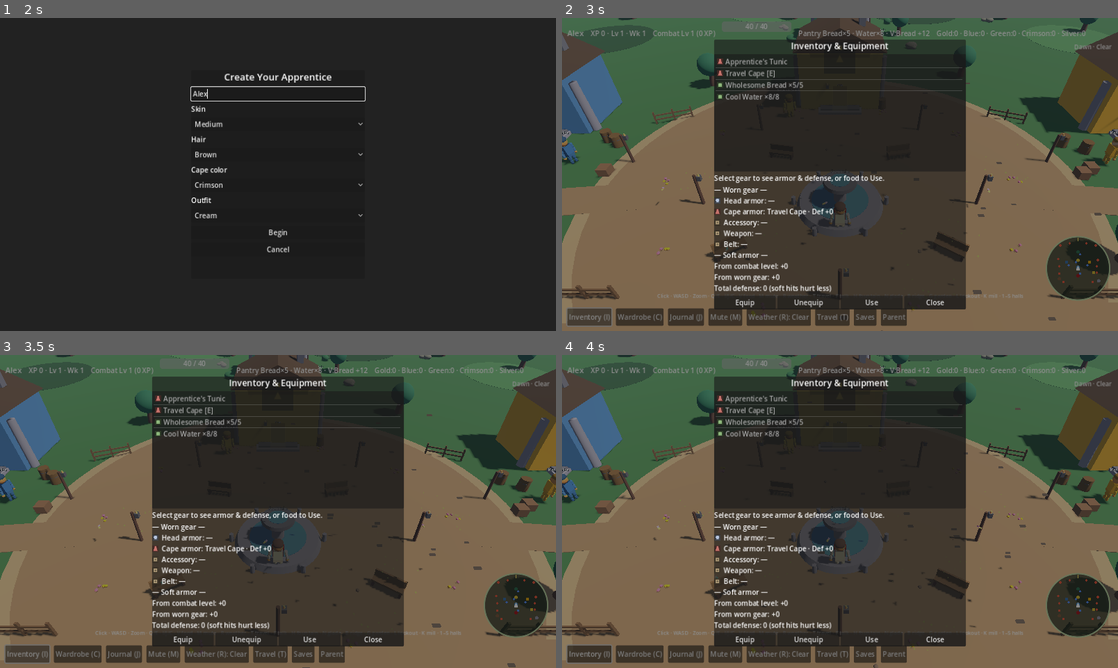
Above: before the commit, frames 1-4 (two rows, left to right).
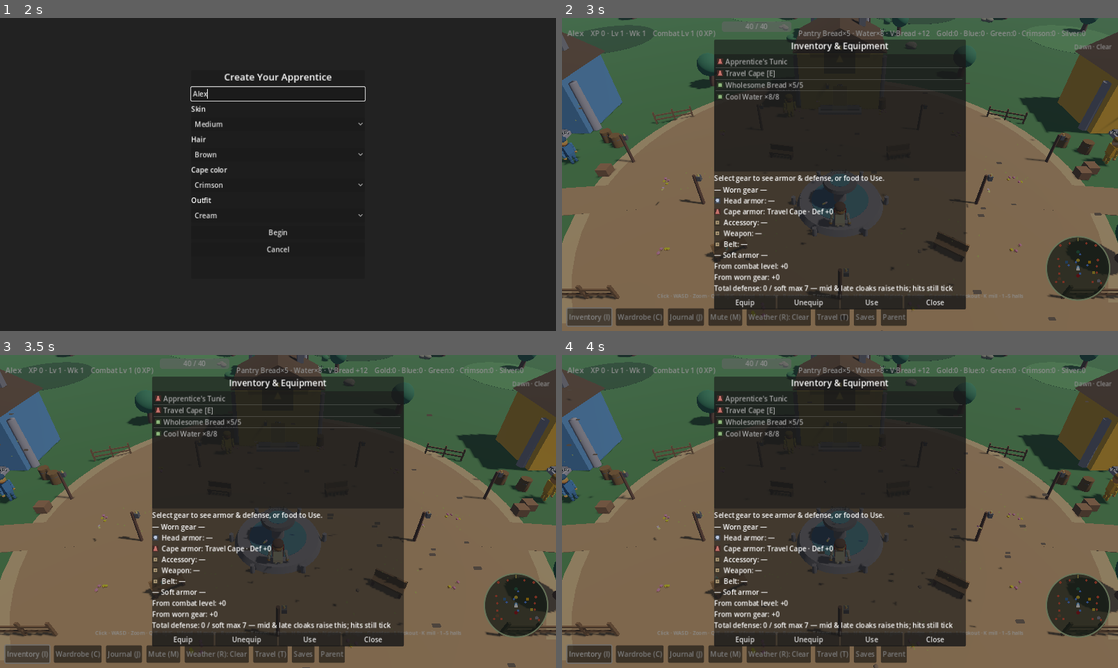
Above: after the commit, the same moments.

Repository: supertexxij/lumenstone-chronicles
Game: Godot game, scene res://scenes/main.tscn
Same seed, same stepped clock (60 frames per second), same inputs: the game is played once before the commit and once after it.
Inputs (mouse positions are in pixels of both pictures, inside the frame that each line leads up to):
- Up to frame 1 (2 s): click "New" at 0.5 s; click (278, 93) at 1.27 s; type "Alex" at 1.35 s
- Up to frame 2 (3 s): click "Begin" at 2 s; click "Inventory (I)" at 2.75 s
- Up to frame 3 (3.5 s): no input
- Up to frame 4 (4 s): click "Wardrobe (C)" at 3.5 s

Frame 1 is identical in both runs. In frame 2, 0.4% of the frame differs, in the area x 2-98%, y 27-88%; in frame 3, 0.4%; in frame 4, 0.4%, in the area x 0-99%, y 14-88%.

Commit message:
Wave 19 overnight: add Moss Badger and world polish
Ship the new wild foe, higher soft-defense cap, denser hall/spur ambient life, inventory safeguards, version metadata, and refreshed smoke coverage.

Diff:
--- a/data/enemies.json
+++ b/data/enemies.json
@@ -51,6 +51,19 @@
       "combat_xp": 6,
       "respawn_sec": 10.0,
       "description": "A lantern wisp gone dim \u2014 brighten it again!"
+    },
+    "moss_badger": {
+      "kind": "moss_badger",
+      "name": "Moss Badger",
+      "defeat_verb": "settled",
+      "color": "#4a6741",
+      "accent": "#c4b896",
+      "max_hp": 42,
+      "damage": 7,
+      "accuracy": 0.62,
+      "combat_xp": 30,
+      "respawn_sec": 26.0,
+      "description": "A sturdy badger dusted in soft moss \u2014 settle it gently!"
     }
   },
   "spawns": [
@@ -167,6 +180,36 @@
       "kind": "briar_boar",
       "x": -30,
       "z": -56
+    },
+    {
+      "id": "e20",
+      "kind": "moss_badger",
+      "x": -32,
+      "z": -58
+    },
+    {
+      "id": "e21",
+      "kind": "moss_badger",
+      "x": 8,
+      "z": -58
+    },
+    {
+      "id": "e22",
+      "kind": "moss_badger",
+      "x": -42,
+      "z": 36
+    },
+    {
+      "id": "e23",
+      "kind": "moss_badger",
+      "x": 44,
+      "z": 38
+    },
+    {
+      "id": "e24",
+      "kind": "moss_badger",
+      "x": -18,
+      "z": -62
     }
   ],
   "base_combat": {
--- a/project.godot
+++ b/project.godot
@@ -5,7 +5,7 @@
 
 config/name="Lumenstone Chronicles"
 config/description="Christian/creationist Grade 3 homeschool RPG — RuneScape-style open village with guild learning quests."
-config/version="1.18.0"
+config/version="1.19.0"
 run/main_scene="res://scenes/main.tscn"
 config/features=PackedStringArray("4.3", "Forward Plus")
 config/icon="res://icon.svg"
--- a/scripts/autoload/game_state.gd
+++ b/scripts/autoload/game_state.gd
@@ -477,15 +477,15 @@
 		var d: int = int(it.get("defense", 0))
 		by_slot[slot] = d
 		gear += d
-	# Soft cap 5 so mid/late cloaks (+2) and crowns can show progression without
-	# making hits vanish (enemy damage still floors at 1).
+	# Soft cap 7 so late feast cloaks (+3) and crowns can matter together with
+	# combat-level soft armor, without making hits vanish (damage still floors at 1).
 	var raw: int = level_def + gear
-	var total: int = clampi(raw, 0, 5)
+	var total: int = clampi(raw, 0, 7)
 	return {
 		"level": level_def,
 		"gear": gear,
 		"raw": raw,
-		"cap": 5,
+		"cap": 7,
 		"total": total,
 		"by_slot": by_slot,
 	}
--- a/scripts/characters/creature_builder.gd
+++ b/scripts/characters/creature_builder.gd
@@ -79,6 +79,8 @@
 			_build_moth(bob)
 		"dust_golem":
 			_build_golem(bob)
+		"moss_badger":
+			_build_badger(bob)
 		_:
 			_build_wisp(bob)
 	return bob
@@ -160,3 +162,32 @@
 	bob.add_child(rl)
 	_mi(_box(Vector3(0.24, 0.5, 0.24)), Vector3(0, -0.15, 0), rl, "RThigh")
 	_mi(_box(Vector3(0.26, 0.12, 0.32)), Vector3(0, -0.45, 0.04), rl, "RFoot")
+
+
+static func _build_badger(bob: Node3D) -> void:
+	## Chunky mossy badger — low body, stripe, soft snout (no tusks).
+	var body := _mi(_capsule(0.32, 0.85), Vector3(0, 0.48, 0), bob, "Body")
+	body.rotation_degrees = Vector3(0, 0, 90)
+	_mi(_sphere(0.26), Vector3(0, 0.52, 0.48), bob, "Head")
+	_mi(_sphere(0.1), Vector3(0, 0.48, 0.7), bob, "Snout")
+	# Vertical face stripe (accent colorized), kept on the front of the snout.
+	_mi(_box(Vector3(0.12, 0.32, 0.06)), Vector3(0, 0.62, 0.69), bob, "Stripe")
+	# Short rounded ears
+	_mi(_sphere(0.08), Vector3(-0.14, 0.72, 0.4), bob, "EarL")
+	_mi(_sphere(0.08), Vector3(0.14, 0.72, 0.4), bob, "EarR")
+	# Four sturdy legs
+	for info in [
+		["FL", Vector3(-0.2, 0.26, 0.26)],
+		["FR", Vector3(0.2, 0.26, 0.26)],
+		["BL", Vector3(-0.2, 0.26, -0.26)],
+		["BR", Vector3(0.2, 0.26, -0.26)],
+	]:
+		var leg := Node3D.new()
+		leg.name = "Leg" + str(info[0])
+		leg.position = info[1]
+		bob.add_child(leg)
+		_mi(_capsule(0.08, 0.28), Vector3(0, -0.04, 0), leg, "Thigh")
+		_mi(_box(Vector3(0.13, 0.07, 0.16)), Vector3(0, -0.24, 0.02), leg, "Paw")
+	# Moss tufts on back
+	_mi(_sphere(0.12), Vector3(0.05, 0.72, -0.05), bob, "Moss1")
+	_mi(_sphere(0.1), Vector3(-0.08, 0.7, -0.15), bob, "Moss2")
--- a/scripts/ui/inventory_panel.gd
+++ b/scripts/ui/inventory_panel.gd
@@ -184,11 +184,13 @@
 		soft_parts.append("From worn gear: +%d" % int(bd.get("gear", 0)))
 		var total_d: int = int(bd.get("total", 0))
 		var raw_d: int = int(bd.get("raw", total_d))
-		var cap_d: int = int(bd.get("cap", 5))
+		var cap_d: int = int(bd.get("cap", 7))
 		if raw_d > total_d:
-			soft_parts.append("Total defense: %d (soft max %d — hits still tick)" % [total_d, cap_d])
+			soft_parts.append("Total defense: %d of soft max %d (extra gear counted; hits still tick)" % [total_d, cap_d])
+		elif total_d >= cap_d:
+			soft_parts.append("Total defense: %d — at soft max %d (late cloaks & crowns can fill this; hits still tick)" % [total_d, cap_d])
 		else:
-			soft_parts.append("Total defense: %d (soft hits hurt less)" % total_d)
+			soft_parts.append("Total defense: %d / soft max %d — mid & late cloaks raise this; hits still tick" % [total_d, cap_d])
 	elif GameState.has_method("get_defense"):
 		soft_parts.append("Defense: %d" % GameState.get_defense())
 	if loadout_soft:
@@ -207,7 +209,7 @@
 		extra += "\nDamage %s · Accuracy %s" % [item.get("damage", "?"), item.get("accuracy", "?")]
 	var def_n: int = int(item.get("defense", 0))
 	if def_n > 0:
-		extra += "\nArmor: Defense +%d (soft — foes poke you for less)" % def_n
+		extra += "\nArmor: Defense +%d (soft — foes poke you for less; soft max applies)" % def_n
 	elif slot in ["head", "cape"]:
 		extra += "\nArmor slot: no defense bonus (Travel Cape / plain hats are soft)"
 	if slot == "consumable":
@@ -234,7 +236,8 @@
 		equip_btn.disabled = slot == "" or slot == "consumable"
 	if unequip_btn:
 		var slot2: String = str(ItemDB.get_item(selected_id).get("slot", ""))
-		unequip_btn.disabled = slot2 == "" or slot2 == "consumable"
+		var worn: bool = slot2 != "" and slot2 != "consumable" and str(GameState.equipped.get(slot2, "")) == selected_id
+		unequip_btn.disabled = not worn
 
 func _on_equip() -> void:
 	if selected_id != "":
--- a/scripts/world/enemy.gd
+++ b/scripts/world/enemy.gd
@@ -59,6 +59,9 @@
 		"briar_boar":
 			if label: label.position.y = 1.6
 			hp_bar.position.y = 1.35
+		"moss_badger":
+			if label: label.position.y = 1.55
+			hp_bar.position.y = 1.3
 		"shadow_moth":
 			if label: label.position.y = 1.9
 			hp_bar.position.y = 1.6
@@ -249,6 +252,9 @@
 		"briar_boar":
 			creature_bob.position.y = abs(sin(t * 0.5)) * 0.02
 			creature_bob.rotation.y = sin(t * 0.3) * 0.08
+		"moss_badger":
+			creature_bob.position.y = abs(sin(t * 0.55)) * 0.025
+			creature_bob.rotation.y = sin(t * 0.35) * 0.1
 		"dust_golem":
 			creature_bob.position.y = sin(t * 0.6) * 0.03
 			var la := creature_bob.get_node_or_null("LArm")
--- a/scripts/world/world.gd
+++ b/scripts/world/world.gd
@@ -1610,12 +1610,29 @@
 		{"pos": Vector3(9.0, 0, 7.5), "birds": false, "bugs": true, "critter": "butterfly", "dense": true},
 		{"pos": Vector3(-9.0, 0, 7.5), "birds": false, "bugs": true, "critter": "butterfly", "dense": true},
 		{"pos": Vector3(2.5, 0, 15.5), "birds": true, "bugs": true, "critter": "sparrow", "dense": true},
-		# Wilds landmarks
-		{"pos": Vector3(0.5, 0, -48.0), "birds": true, "bugs": true, "critter": "butterfly"},
-		{"pos": Vector3(-24.0, 0, -54.0), "birds": true, "bugs": true, "critter": "sparrow"},
-		{"pos": Vector3(30.0, 0, 18.0), "birds": false, "bugs": true, "critter": "butterfly"},
-		{"pos": Vector3(40.0, 0, 34.0), "birds": true, "bugs": false, "critter": "sparrow"},
-		{"pos": Vector3(-36.0, 0, 30.0), "birds": true, "bugs": true, "critter": "dragonfly"},
+		# Guild hall doorsteps — closer to plaza density (Wave 19)
+		{"pos": Vector3(22.0, 0, 1.2), "birds": true, "bugs": true, "critter": "sparrow", "dense": true},
+		{"pos": Vector3(-22.0, 0, 1.2), "birds": true, "bugs": true, "critter": "butterfly", "dense": true},
+		{"pos": Vector3(0.0, 0, -18.8), "birds": false, "bugs": true, "critter": "dragonfly", "dense": true},
+		{"pos": Vector3(0.0, 0, 27.2), "birds": true, "bugs": true, "critter": "sparrow", "dense": true},
+		{"pos": Vector3(0.0, 0, -2.6), "birds": false, "bugs": true, "critter": "butterfly", "dense": true},
+		# Indoor hall dust-motes / soft moths (Interiors at x≈120+)
+		{"pos": Vector3(120.0, 0, 0.0), "birds": false, "bugs": true, "critter": "butterfly", "dense": true},
+		{"pos": Vector3(148.0, 0, 0.0), "birds": false, "bugs": true, "critter": "sparrow", "dense": true},
+		{"pos": Vector3(176.0, 0, 0.0), "birds": false, "bugs": true, "critter": "butterfly", "dense": true},
+		{"pos": Vector3(204.0, 0, 0.0), "birds": false, "bugs": true, "critter": "dragonfly", "dense": true},
+		{"pos": Vector3(232.0, 0, 0.0), "birds": false, "bugs": true, "critter": "butterfly", "dense": true},
+		# Wilds spurs — denser ambient (Wave 19, plaza parity)
+		{"pos": Vector3(0.5, 0, -48.0), "birds": true, "bugs": true, "critter": "butterfly", "dense": true},
+		{"pos": Vector3(3.5, 0, -45.0), "birds": true, "bugs": false, "critter": "sparrow", "dense": true},
+		{"pos": Vector3(-24.0, 0, -54.0), "birds": true, "bugs": true, "critter": "sparrow", "dense": true},
+		{"pos": Vector3(-27.0, 0, -51.0), "birds": false, "bugs": true, "critter": "dragonfly", "dense": true},
+		{"pos": Vector3(30.0, 0, 18.0), "birds": false, "bugs": true, "critter": "butterfly", "dense": true},
+		{"pos": Vector3(33.0, 0, 15.5), "birds": true, "bugs": true, "critter": "sparrow", "dense": true},
+		{"pos": Vector3(40.0, 0, 34.0), "birds": true, "bugs": false, "critter": "sparrow", "dense": true},
+		{"pos": Vector3(37.0, 0, 31.0), "birds": false, "bugs": true, "critter": "butterfly", "dense": true},
+		{"pos": Vector3(-36.0, 0, 30.0), "birds": true, "bugs": true, "critter": "dragonfly", "dense": true},
+		{"pos": Vector3(-33.0, 0, 33.0), "birds": true, "bugs": true, "critter": "sparrow", "dense": true},
 	]
 	for i in sites.size():
 		var s: Dictionary = sites[i]
--- a/tools/smoke_check.gd
+++ b/tools/smoke_check.gd
@@ -84,9 +84,12 @@
 	print("VILLAGE_AMBIENT", "Village green" in FileAccess.get_file_as_string("res://scripts/world/world.gd") or "0.0, 0, 8.0" in FileAccess.get_file_as_string("res://scripts/world/world.gd"))
 	print("HUD_DEF", "Def %d" in FileAccess.get_file_as_string("res://scripts/ui/hud.gd") or "· Def" in FileAccess.get_file_as_string("res://scripts/ui/hud.gd"))
 	print("VIGNETTE_OFFSET_FIX", "v1.16 bugfix" in FileAccess.get_file_as_string("res://scripts/ui/hud.gd"))
-	print("DEFENSE_CAP5", '"cap": 5' in FileAccess.get_file_as_string("res://scripts/autoload/game_state.gd") or "clampi(raw, 0, 5)" in FileAccess.get_file_as_string("res://scripts/autoload/game_state.gd"))
+	print("DEFENSE_CAP7", '"cap": 7' in FileAccess.get_file_as_string("res://scripts/autoload/game_state.gd") and "clampi(raw, 0, 7)" in FileAccess.get_file_as_string("res://scripts/autoload/game_state.gd"))
 	print("LATE_WILDS_TUNE", '"briar_boar"' in FileAccess.get_file_as_string("res://data/enemies.json") and '"max_hp": 24' in FileAccess.get_file_as_string("res://data/enemies.json") and '"damage": 6' in FileAccess.get_file_as_string("res://data/enemies.json"))
 	print("PLAZA_AMBIENT_DENSE", '"dense": true' in FileAccess.get_file_as_string("res://scripts/world/world.gd") and "Wave 18" in FileAccess.get_file_as_string("res://scripts/world/world.gd"))
+	print("MOSS_BADGER", '"moss_badger"' in FileAccess.get_file_as_string("res://data/enemies.json") and "_build_badger" in FileAccess.get_file_as_string("res://scripts/characters/creature_builder.gd") and '"id": "e24"' in FileAccess.get_file_as_string("res://data/enemies.json"))
+	print("WAVE19_AMBIENT", "Guild hall doorsteps" in FileAccess.get_file_as_string("res://scripts/world/world.gd") and "Wilds spurs" in FileAccess.get_file_as_string("res://scripts/world/world.gd"))
+	print("VERSION_119", 'config/version="1.19.0"' in FileAccess.get_file_as_string("res://project.godot"))
 	print("LOADOUT_ARMOR_ICONS", "SlotRows" in FileAccess.get_file_as_string("res://scripts/ui/inventory_panel.gd") and "WornTitle" in FileAccess.get_file_as_string("res://scripts/ui/inventory_panel.gd") and "SoftArmor" in FileAccess.get_file_as_string("res://scenes/main.tscn"))
 	print("UNEQUIP_GUARD", "not equipped" in FileAccess.get_file_as_string("res://scripts/ui/inventory_panel.gd"))
 	print("CHECK_OK")
--- a/tools/world_smoke.gd
+++ b/tools/world_smoke.gd
@@ -42,7 +42,12 @@
 	var world = _world
 	print("PLAYER", world != null and world.get("player") != null)
 	print("NPCS", root.get_tree().get_nodes_in_group("npcs").size())
+	var badgers := 0
+	for foe in root.get_tree().get_nodes_in_group("enemies"):
+		if str(foe.get("kind")) == "moss_badger":
+			badgers += 1
 	print("ENEMIES", root.get_tree().get_nodes_in_group("enemies").size())
+	print("BADGERS", badgers)
 	print("STATIC", world.static_world.get_child_count() if world else -1)
 	print("INTERIORS", world.get_node_or_null("Interiors") != null if world else false)
 	print("GLADE", world.static_world.get_node_or_null("LanternGlade") != null if world else false)
Not shown, changed: export_presets.cfg
Not shown, changed: README.md
